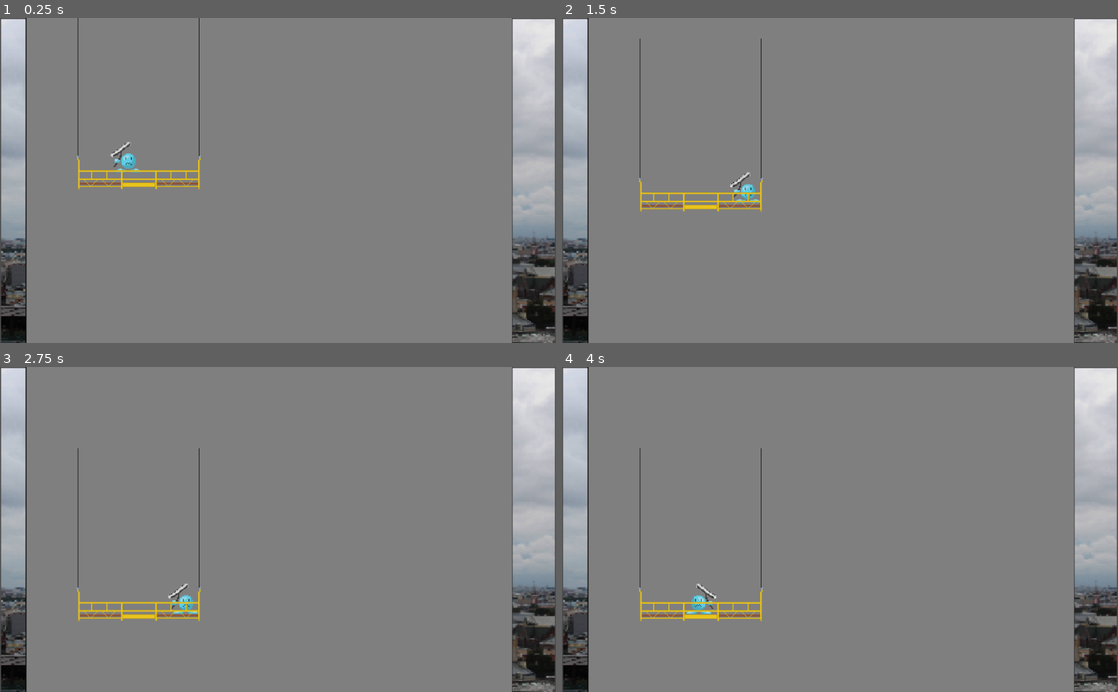
Above: before the commit, frames 1-4 (two rows, left to right).
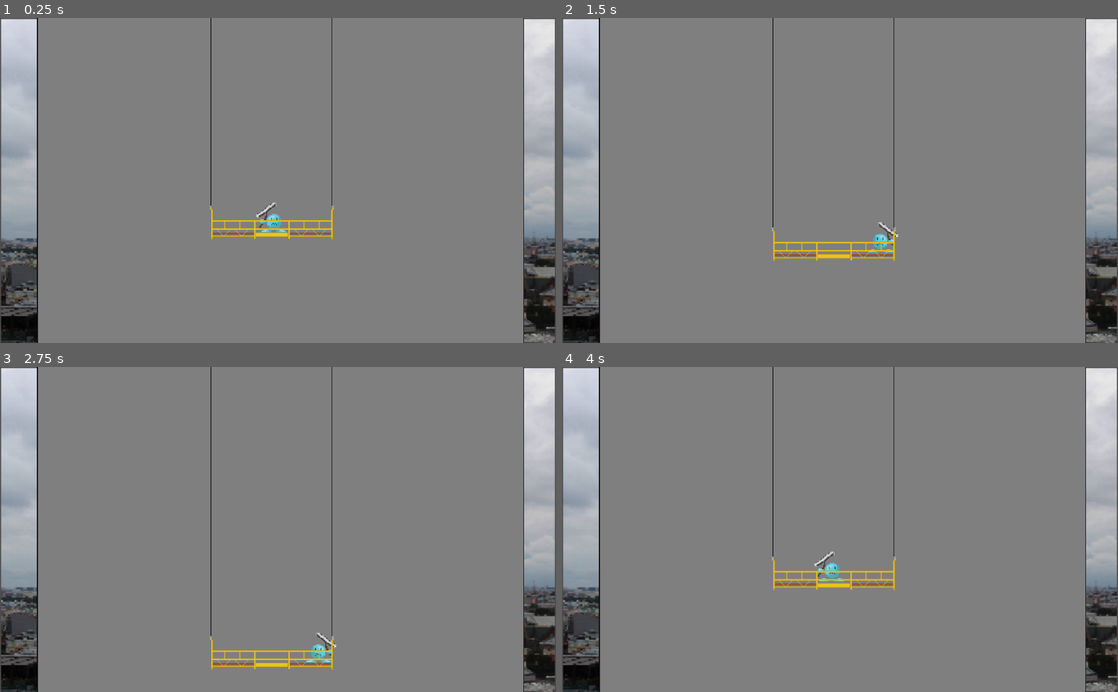
Above: after the commit, the same moments.

Repository: mbowerman828/Game-Jam-1
Game: Godot game, scene res://Scenes/Test.tscn
Same seed, same stepped clock (60 frames per second), same inputs: the game is played once before the commit and once after it.
Inputs:
- Up to frame 1 (0.25 s): no input
- Up to frame 2 (1.5 s): hold D (Move_Character_Right) 0.53-1.28 s; hold Down (Move_Lift_Down) from 1.28 s (still down)
- Up to frame 3 (2.75 s): release Down (Move_Lift_Down) at 2.03 s; hold D (Move_Character_Right) from 2.03 s (still down)
- Up to frame 4 (4 s): release D (Move_Character_Right) at 2.78 s; hold Up (Move_Lift_Up) 2.78-3.53 s; hold A (Move_Character_Left) from 3.53 s (still down)

The runs differ from the first frame. In frame 1, 6.1% of the frame differs, in the area x 4-95%, y 0-100%; in frame 2, 6.1%; in frame 3, 6.2%; in frame 4, 6.3%.

Commit message:
Derek made movement mostly work

Diff:
--- a/Scenes/Lift.tscn
+++ b/Scenes/Lift.tscn
@@ -1,6 +1,6 @@
 [gd_scene load_steps=3 format=2]
 
-[ext_resource path="res://Visuals/Lift.png" type="Texture" id=1]
+[ext_resource path="res://Visuals/LiftFixed.png" type="Texture" id=1]
 [ext_resource path="res://Scripts/Lift.gd" type="Script" id=2]
 
 [node name="Lift" type="KinematicBody2D"]
@@ -11,4 +11,6 @@
 texture = ExtResource( 1 )
 
 [node name="CollisionPolygon2D" type="CollisionPolygon2D" parent="."]
-polygon = PoolVector2Array( 100, 262, 100, 311, 324, 311, 324, 261, 321, 261, 321, 304, 104, 304, 104, 262 )
+position = Vector2( 0, 293.475 )
+scale = Vector2( 1, 1.0875 )
+polygon = PoolVector2Array( 100, 262, 100, 311, 324, 311, 324, 261, 321, 261, 321, 304, 218.778, 304, 104, 304, 104, 262 )
--- a/Scenes/Test.tscn
+++ b/Scenes/Test.tscn
@@ -8,7 +8,7 @@
 [node name="Test" type="Node2D"]
 
 [node name="Player" parent="." instance=ExtResource( 1 )]
-position = Vector2( 236, 236 )
+position = Vector2( 504, 371 )
 
 [node name="ParallaxBackground" type="ParallaxBackground" parent="."]
 
@@ -22,9 +22,9 @@
 [node name="ParallaxLayer2" type="ParallaxLayer" parent="ParallaxBackground"]
 
 [node name="Sprite" type="Sprite" parent="ParallaxBackground/ParallaxLayer2"]
-position = Vector2( 496, 340 )
+position = Vector2( 517, 295 )
 scale = Vector2( 1.27415, 1.22396 )
 texture = ExtResource( 3 )
 
 [node name="Lift" parent="." instance=ExtResource( 2 )]
-position = Vector2( 44, 0 )
+position = Vector2( 289, -227 )
--- a/Scripts/Lift.gd
+++ b/Scripts/Lift.gd
@@ -2,6 +2,8 @@
 
 var speed = 200
 var velocity = Vector2.ZERO
+
+
 
 func get_input():
 	velocity = Vector2.ZERO
@@ -13,9 +15,15 @@
 		velocity.y += 1
 	if Input.is_action_pressed("Move_Lift_Up"):
 		velocity.y -= 1
-		print("Up Works Dumbass", velocity.y)
+
 	velocity = velocity.normalized() * speed
 
 func _physics_process(delta):
 	get_input()
 	velocity = move_and_slide(velocity)
+
+	#set max horizontal movement of the lift
+	if position.x < -55:
+		position.x = -55
+	if position.x > 623:
+		position.x = 623
--- a/Scripts/Player.gd
+++ b/Scripts/Player.gd
@@ -5,6 +5,10 @@
 var score : int = 0
 
 var speed : int = 200
+
+var relativePos : float = 0
+
+var maxRelativePos : float = 5000
 
 var gravityForce : int = 800
 
@@ -14,26 +18,45 @@
 onready var sprite : Sprite = get_node("Sprite")
 
 func _getInput():
-	velocity.x = 0
 
-	#move left and right
-	if Input.is_action_pressed("Move_Character_Right"):
+	velocity = Vector2.ZERO
+
+	#Duplicate lift movement to player so they move together
+
+	if Input.is_action_pressed("Move_Lift_Right"):
 		velocity.x += speed
-	if Input.is_action_pressed("Move_Character_Left"):
+	if Input.is_action_pressed("Move_Lift_Left"):
 		velocity.x -= speed
+	if Input.is_action_pressed("Move_Lift_Down"):
+		velocity.y += speed
+	if Input.is_action_pressed("Move_Lift_Up"):
+		velocity.y -= speed
+
+	velocity = velocity.normalized() * speed
 
 
+	# Add player specific left-right movement to allow player to move relative to the lift
+
+	if Input.is_action_pressed("Move_Character_Right"):
+		sprite.flip_h = true
+		if relativePos < maxRelativePos:
+			velocity.x += speed
+			relativePos += speed
+			print("RelativePos:", relativePos)
 
 
-	#makes the sprite turn
-	if velocity.x < 0:
-		sprite.flip_h = true
-	elif velocity.x > 0:
+	if Input.is_action_pressed("Move_Character_Left"):
 		sprite.flip_h = false
+		if relativePos > (maxRelativePos * -1):
+			velocity.x -= speed
+			relativePos -= speed
+			print("RelativePos:", relativePos)
+
 
 func _physics_process(delta):
 	_getInput()
 	velocity = move_and_slide(velocity, Vector2.UP)
 
+
 	#gravity
-	velocity.y += gravityForce * delta
+	#velocity.y += gravityForce * delta
Binary file added: Visuals/LiftFixed.png
Not shown, added: Visuals/LiftFixed.png.import
